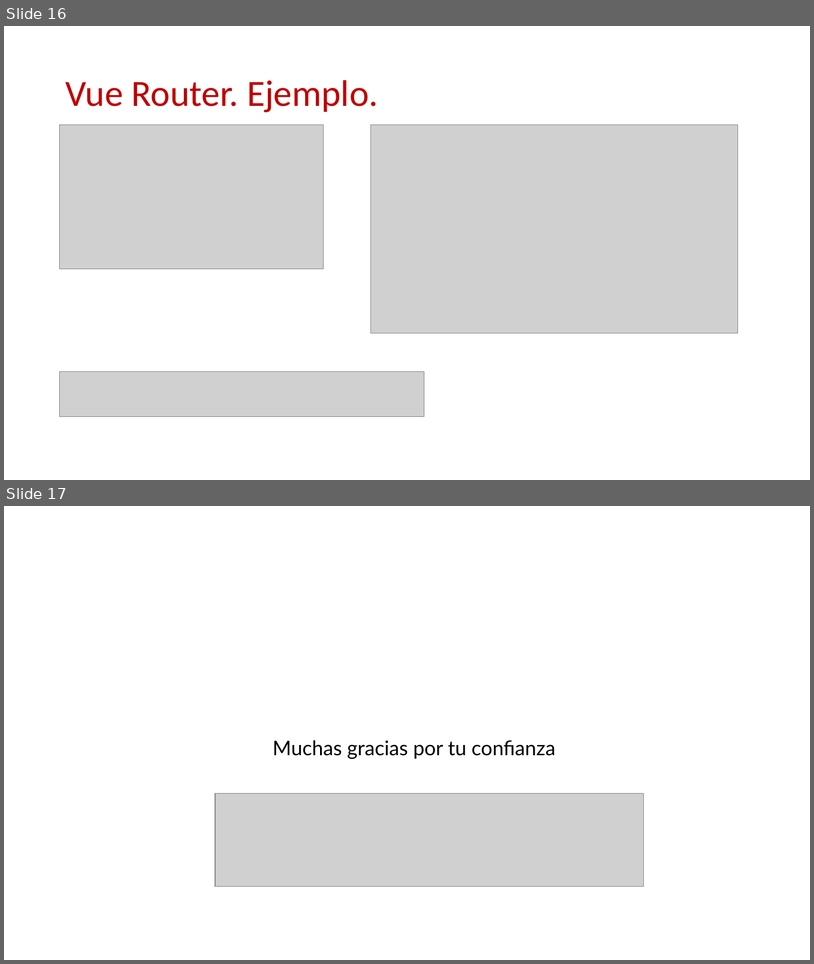
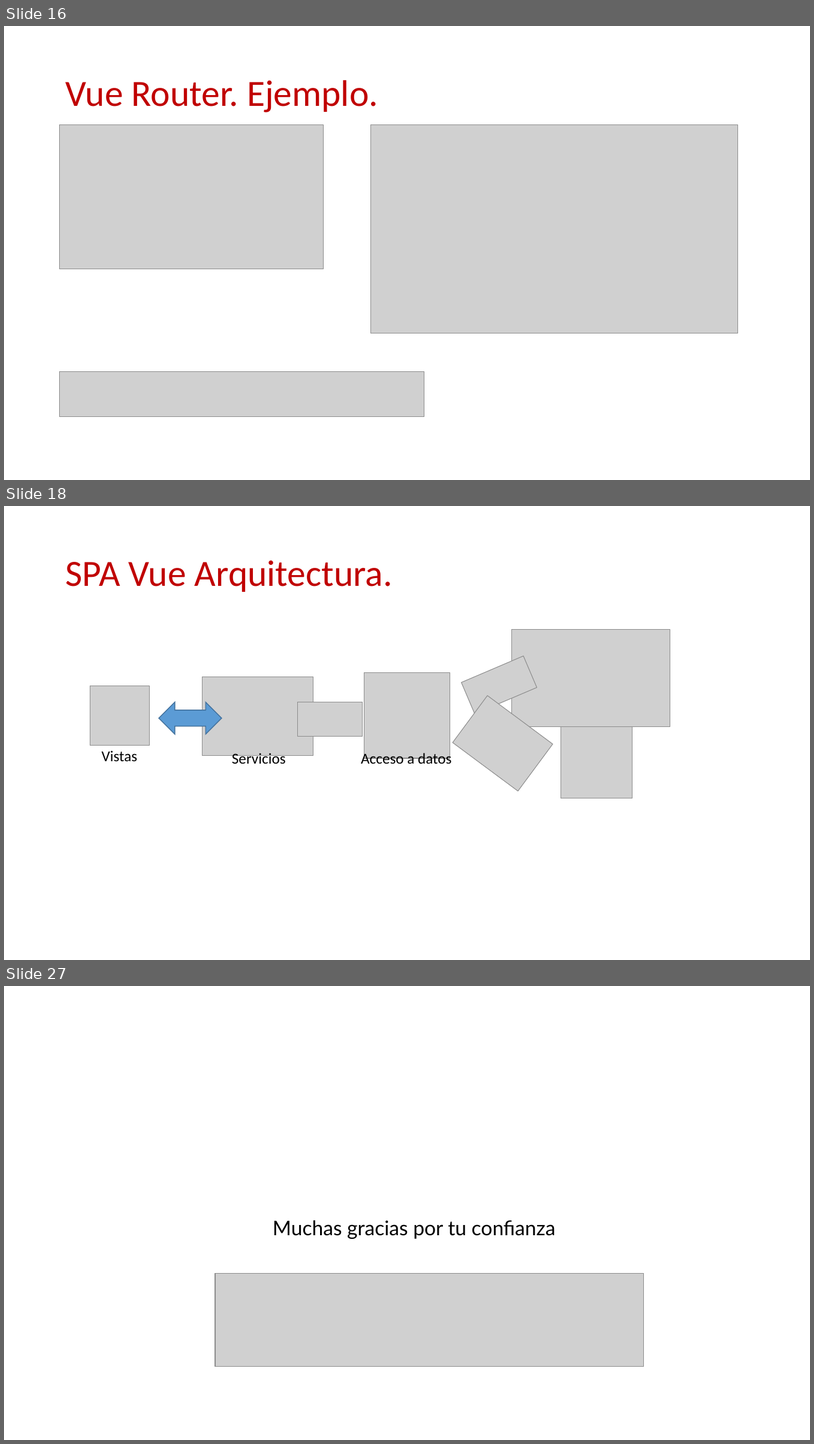
Before and after one commit to Robert-Freire/course-vue2, a slide deck: Vue.pptx. Shown one above the other, each under a label of ours: slides 16 and 17 before the commit, slides 16, 18 and 27 after it; the slides between them are not shown. The pictures are 814x964 and 814x1444 pixels, drawn with LibreOffice and Linux fonts; fonts in the diff are those of the drawing; grey boxes stand for pictures; background and template pictures are left out. Boxes give left, top, right and bottom in pixels: in the first picture for what was removed or moved away, otherwise in the second. Text is boxed around its words. In the diff, an @@ line names an element or a change of style, - is before the commit and + after.

```diff
--- a/Vue.pptx
+++ b/Vue.pptx
@@ slide 18 added at <box>4,506,810,960</box>, background #FFFFFF @@
@@ title added at <box>65,560,393,592</box>, 44 pt, text #C00000 @@
+SPA Vue Arquitectura.
@@ picture added at <box>512,630,670,727</box> @@
@@ picture added at <box>462,655,537,714</box> @@
@@ picture added at <box>90,685,150,745</box> @@
@@ picture added at <box>203,676,314,755</box> @@
@@ picture added at <box>365,672,450,757</box> @@
@@ left right arrow added at <box>159,702,222,734</box>, fill #5B9BD5, outline #43739E 1 pt @@
@@ picture added at <box>298,702,363,736</box> @@
@@ picture added at <box>453,696,554,792</box> @@
@@ picture added at <box>561,727,633,799</box> @@
@@ text added at <box>102,750,138,762</box>, 18 pt, text #000000 @@
+Vistas
@@ text added at <box>232,753,286,763</box>, 18 pt, text #000000 @@
+Servicios
@@ text added at <box>361,751,452,768</box>, 18 pt, text #000000 @@
+Acceso a datos
@@ what was slide 17 is now slide 27 @@
```
Also in this commit, not shown: 1 slide changed, 9 other slides added, 9 other files.
